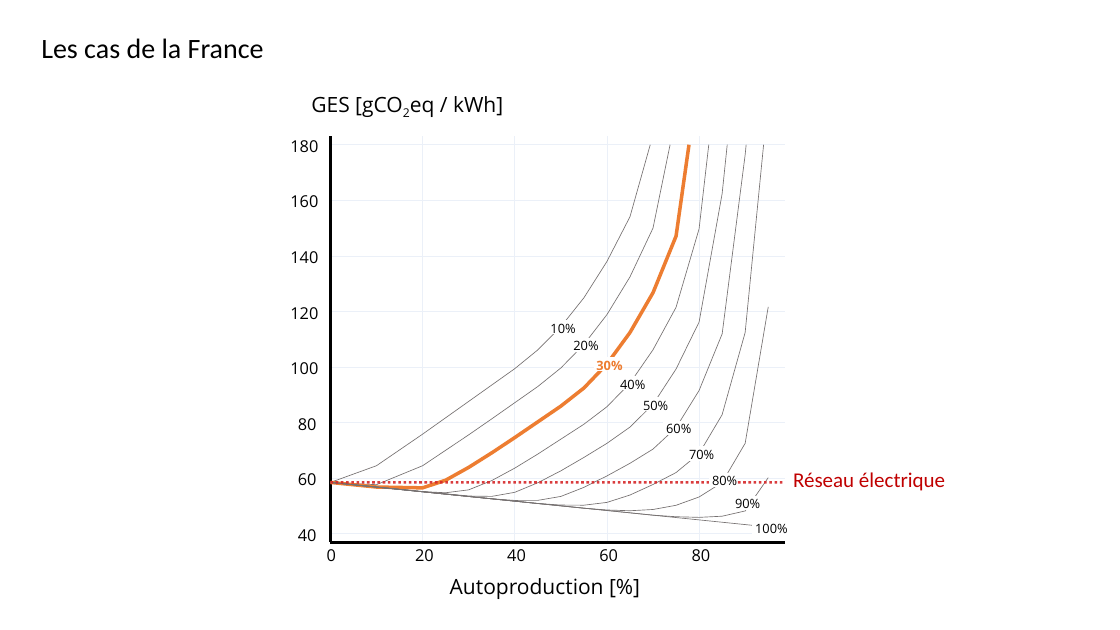
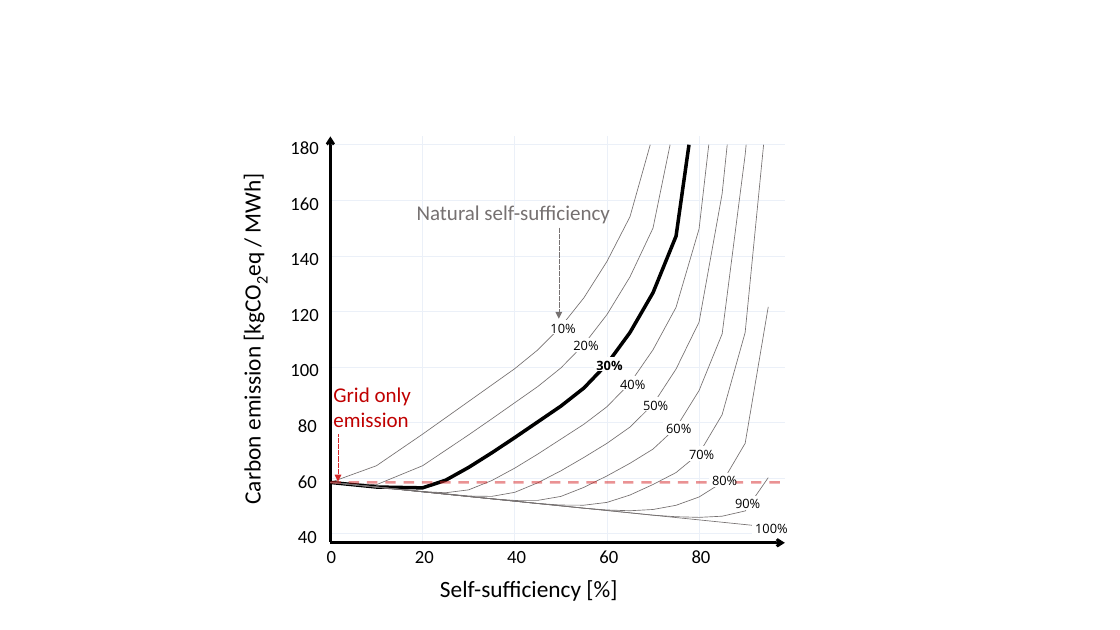
Before and after one commit to Jonathan56/supplementary_thesis, a slide deck: slide 68 of figures.pptx (slide 64 before the commit). Drawn at 1120x630 pixels with LibreOffice and Linux fonts; fonts in the diff are those of the drawing. Boxes give left, top, right and bottom in pixels: in the first picture for what was removed or moved away, otherwise in the second. Text is boxed around its words. In the diff, an @@ line names an element or a change of style, - is before the commit and + after.

```diff
--- a/figures.pptx
+++ b/figures.pptx
@@ text removed at (x1=41, y1=38, x2=264, y2=59) @@
-Les cas de la France
@@ text removed at (x1=311, y1=96, x2=503, y2=116) @@
-GES [gCO2eq / kWh]
@@ freeform shape at (x1=330, y1=145, x2=689, y2=488): outline #ED7D31 3 pt to #000000 3 pt @@
@@ text added at (x1=238, y1=181, x2=266, y2=503), 20 pt, text #000000 @@
+Carbon emission [kgCO2eq / MWh]
@@ text added at (x1=417, y1=205, x2=609, y2=224), 18 pt, text #767171 @@
+Natural self-sufficiency
@@ arrow added from (559, 228) to (559, 318), #767171 0.5 pt dashed @@
@@ text "30%" at (x1=596, y1=360, x2=622, y2=374): text colour #ED7D31 to #000000 @@
@@ text added at (x1=333, y1=387, x2=411, y2=427), 18 pt, text #C00000 @@
+Grid only emission
@@ arrow added from (338, 434) to (338, 481), #D62728 0.5 pt dashed @@
@@ text removed at (x1=793, y1=472, x2=945, y2=491) @@
-Réseau électrique
@@ size 14 to 16 pt, font Open Sans to Calibri in 13 elements at (x1=290, y1=141, x2=318, y2=154), (x1=290, y1=364, x2=318, y2=376), (x1=290, y1=309, x2=318, y2=321), (x1=290, y1=253, x2=318, y2=265), (x1=290, y1=197, x2=318, y2=210), (x1=415, y1=551, x2=434, y2=563), (x1=507, y1=551, x2=526, y2=563), (x1=599, y1=550, x2=618, y2=563), (x1=692, y1=550, x2=711, y2=563), (x1=298, y1=531, x2=317, y2=543), (x1=298, y1=475, x2=317, y2=488), (x1=298, y1=419, x2=317, y2=432), (x1=327, y1=551, x2=336, y2=563) @@
@@ text added at (x1=440, y1=580, x2=581, y2=601), 20 pt, text #000000 @@
+Self-sufficiency [%]
@@ text removed at (x1=450, y1=578, x2=604, y2=599) @@
-Autoproduction [%]
```
Also in this commit, not shown: 9 other slides changed, 13 slides added, 6 slides removed, 19 other files.
